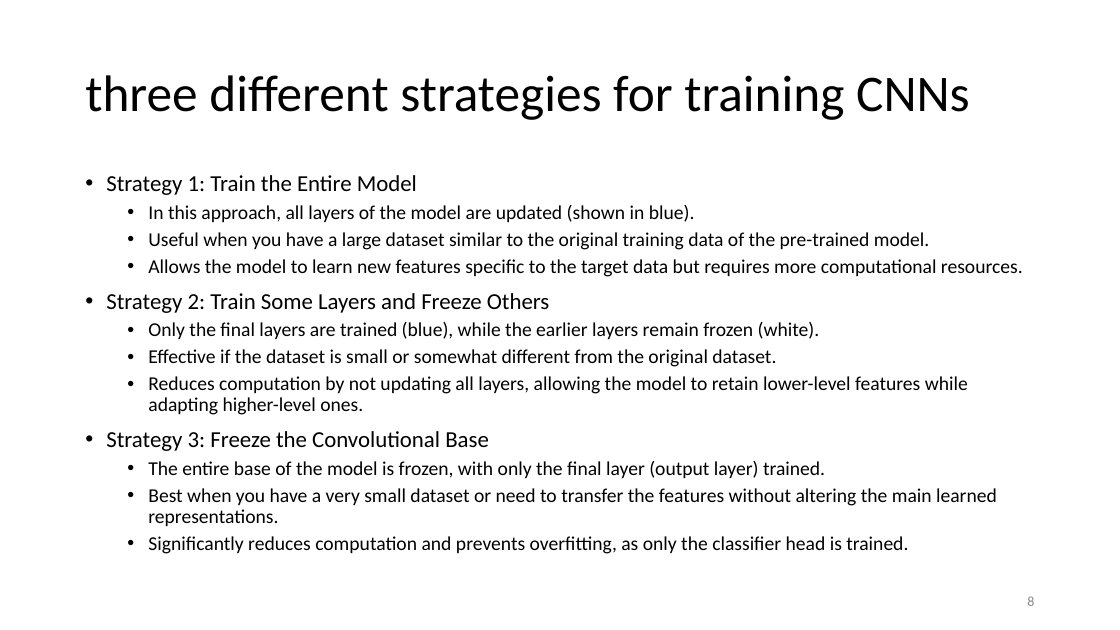
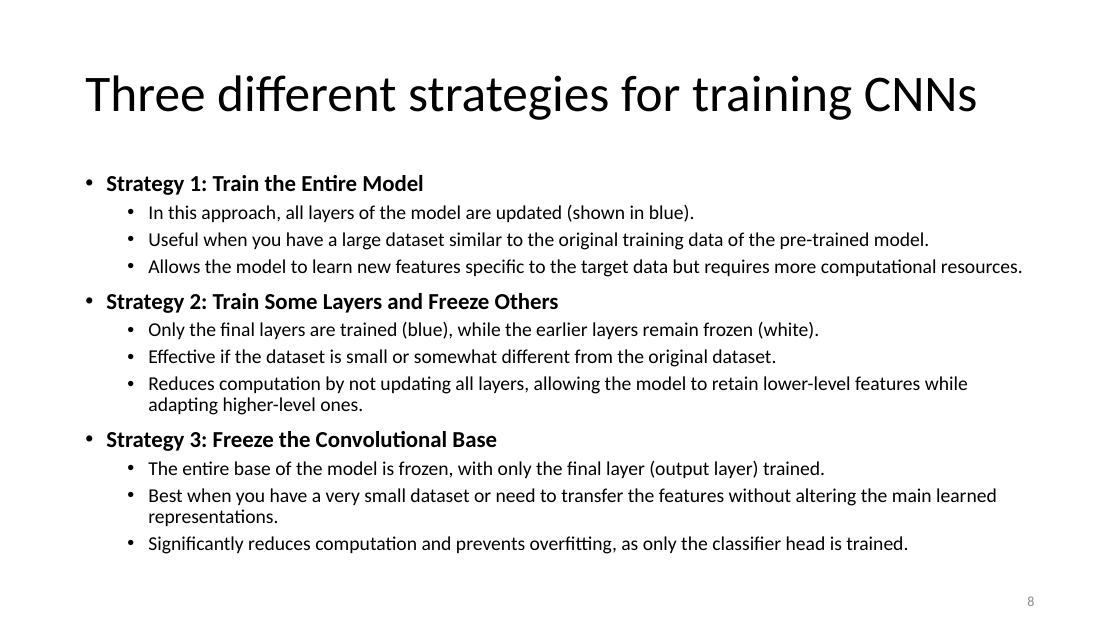
Before and after one commit to motazsaad/NLP-Seminar, a slide deck: slide 8 of slides/LLMs/Transfer learning (finetunning).pptx. Drawn at 1120x630 pixels with LibreOffice and Linux fonts; fonts in the diff are those of the drawing. Boxes give left, top, right and bottom in pixels: in the first picture for what was removed or moved away, otherwise in the second. Text is boxed around its words. In the diff, an @@ line names an element or a change of style, - is before the commit and + after.

```diff
--- a/slides/LLMs/Transfer learning (finetunning).pptx
+++ b/slides/LLMs/Transfer learning (finetunning).pptx
@@ title at <box>85,75,978,120</box>: text changed @@
-three different strategies for training CNNs
+Three different strategies for training CNNs
@@ text at <box>106,175,559,451</box>: bold on in "Strategy 1: Train the Entire Model", "Strategy 2: Train Some Layers and Freeze ...", "Strategy 3: Freeze the Convolutional Base" @@
```
Also in this commit, not shown: 6 other slides changed, 23 slides added, 2 slides removed, 5 other files.
